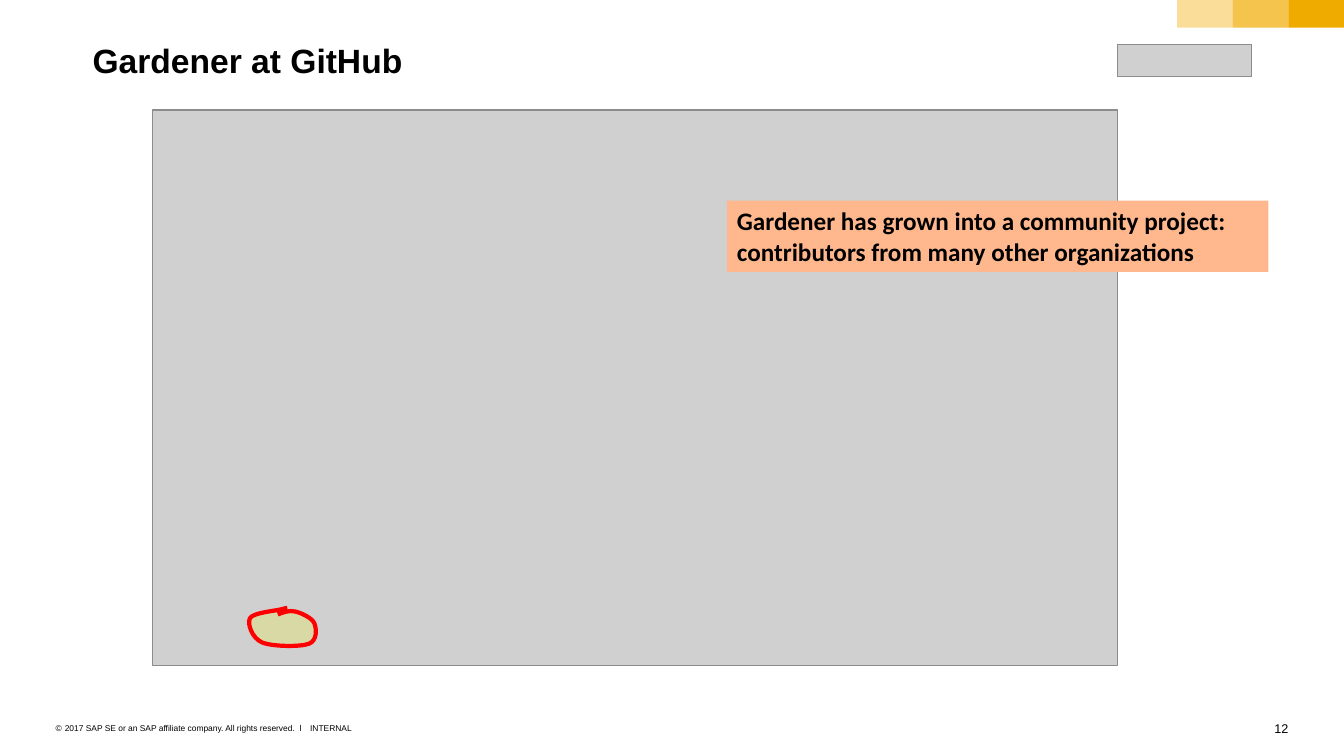
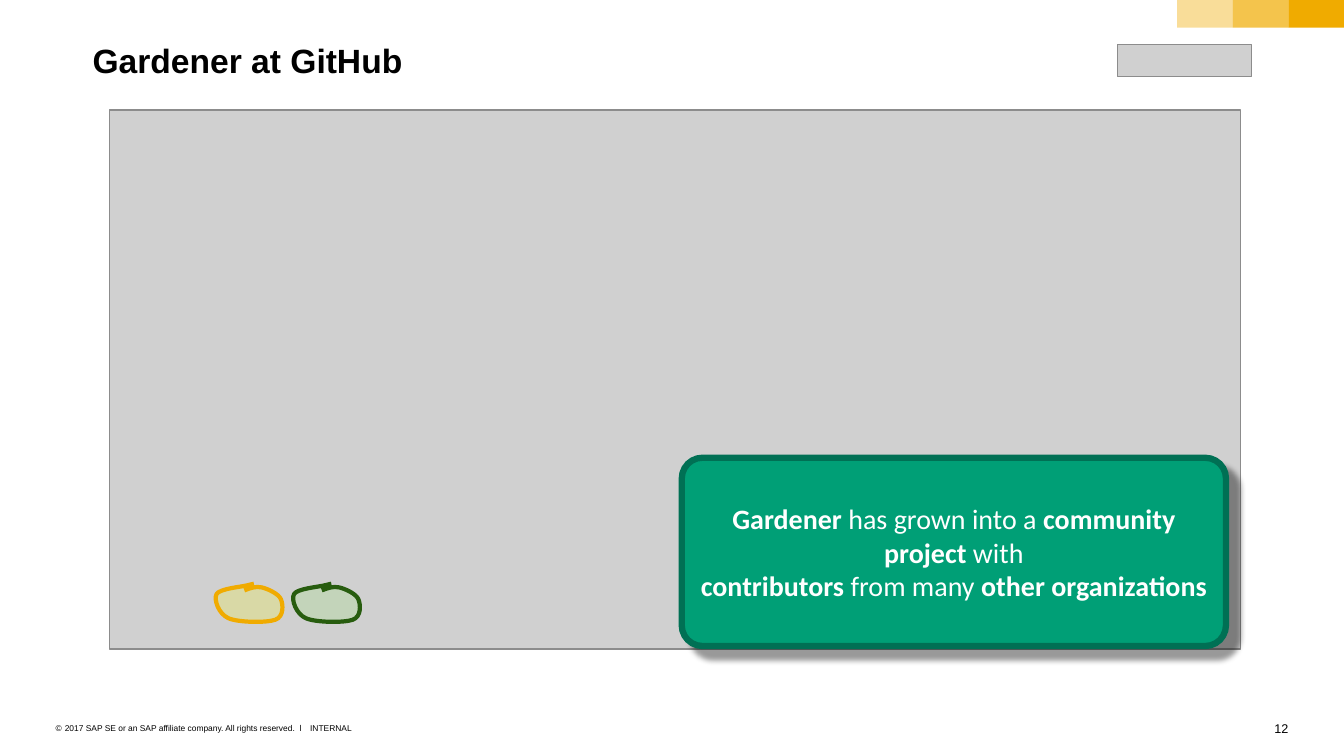
Before and after one commit to sriramrokkam/k8s-training, a slide deck: slide 12 of kubernetes/11_4_Gardener.pptx. Drawn at 1344x756 pixels with LibreOffice and Linux fonts; fonts in the diff are those of the drawing; grey boxes stand for pictures. Boxes give left, top, right and bottom in pixels: in the first picture for what was removed or moved away, otherwise in the second. Text is boxed around its words. In the diff, an @@ line names an element or a change of style, - is before the commit and + after.

Commit message:
some changes to Gardener and Fortune cookies slides

```diff
--- a/kubernetes/11_4_Gardener.pptx
+++ b/kubernetes/11_4_Gardener.pptx
@@ picture: place and size @@
-picture at bbox=[153, 110, 1117, 665]
+picture at bbox=[110, 110, 1240, 649]
@@ rounded rectangle "Gardener has grown into a ...": place and size @@
-rounded rectangle "Gardener has grown into a ..." at bbox=[726, 200, 1267, 272]
+rounded rectangle "Gardener has grown into a ..." at bbox=[682, 457, 1226, 646]
@@ rounded rectangle "Gardener has grown into a ..." at bbox=[682, 457, 1226, 646]: vertical alignment top to middle; rectangle to rounded rectangle; fill #FFB88E to #009F76; outline none to #007054 4.5 pt; shadow on @@
@@ text in rounded rectangle at bbox=[701, 509, 1206, 601]: text changed; size 18 to 20 pt; text colour #000000 to #FFFFFF @@
-Gardener has grown into a community project: contributors from many other organizations
+Gardener has grown into a community project with
+contributors from many other organizations
@@ freeform shape: place and size @@
-freeform shape at bbox=[249, 608, 315, 646]
+freeform shape at bbox=[216, 583, 282, 622]
@@ freeform shape at bbox=[216, 583, 282, 622]: outline #FF0000 3 pt to #F0AB00 3 pt @@
@@ freeform shape added at bbox=[293, 583, 360, 622], fill #8FE764 at 20% opacity, outline #285C0E 3 pt @@
```
Also in this commit, not shown: 4 other slides changed, 1 other file.
